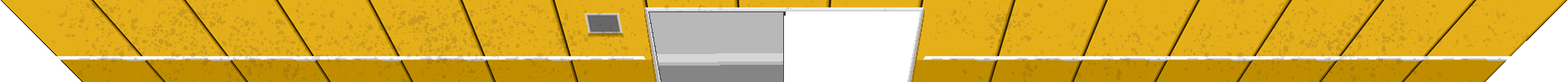
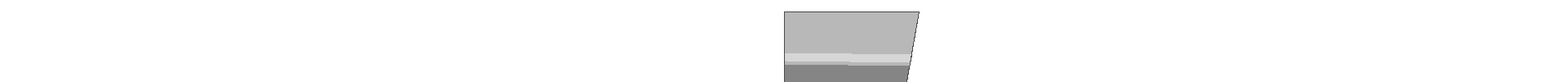
The second 1568 x 82 image is a revision of the first. Changes to its layers:
hid "Layer 1" over [0, 0, 1568, 82]
added layer "Layer 3" above "Layer 2" over [784, 11, 920, 82]
hid "Layer 2", painted on it over [648, 11, 784, 82]
